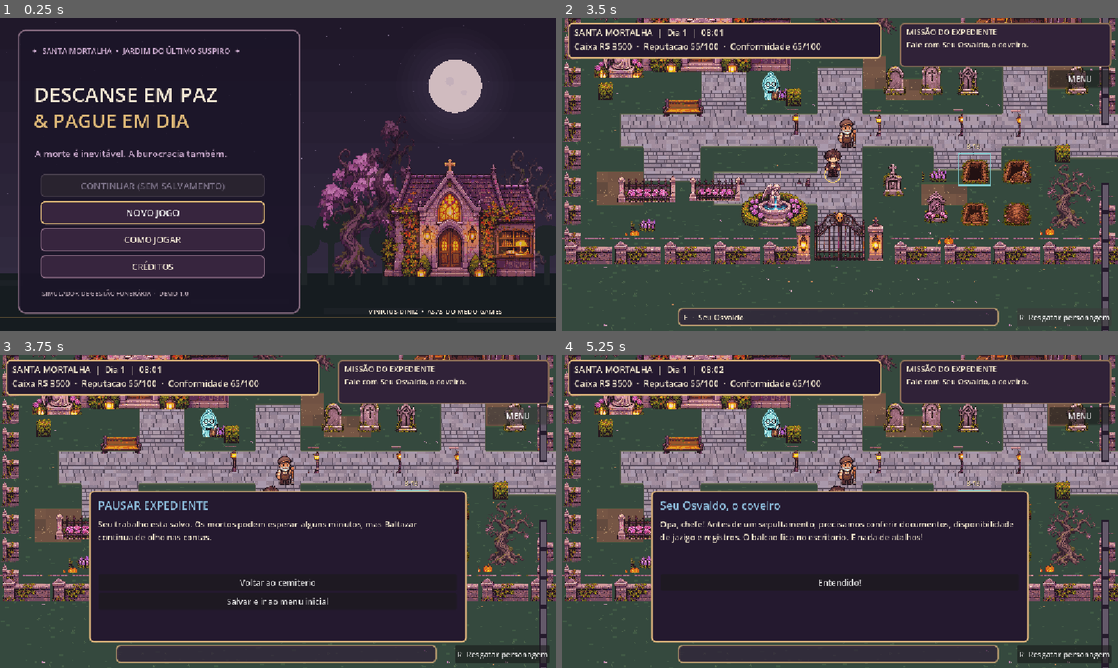
Above: before the commit, frames 1-4 (two rows, left to right).
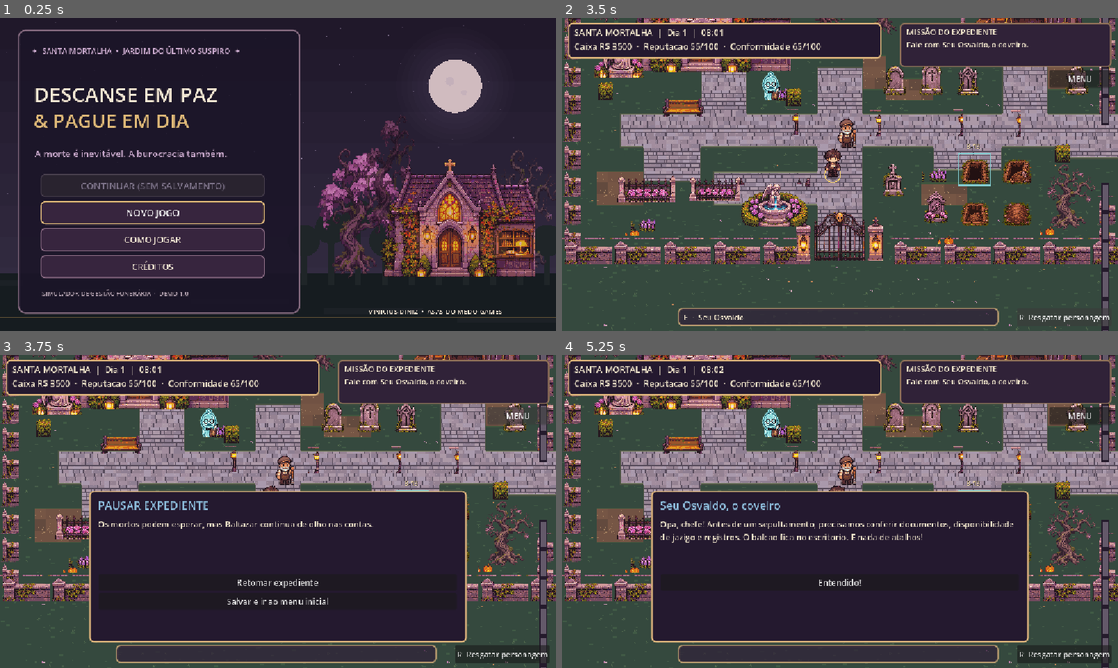
Above: after the commit, the same moments.

Repository: viniciushb104-png/descanse-em-paz
Game: Godot game, scene res://scenes/menu/main_menu.tscn
Same seed, same stepped clock (60 frames per second), same inputs: the game is played once before the commit and once after it.
Inputs (mouse positions are in pixels of both pictures, inside the frame that each line leads up to):
- Up to frame 1 (0.25 s): no input
- Up to frame 2 (3.5 s): click "COMO JOGAR" at 0.5 s; click "COMO JOGAR" at 1.25 s; click "NOVO JOGO" at 2 s; click "R Resgatar personagem" at 2.75 s
- Up to frame 3 (3.75 s): click "MENU" at 3.5 s
- Up to frame 4 (5.25 s): click (840, 583) at 4.25 s, where only the run before the commit has a clickable "Voltar ao cemiterio"; tap Enter at 5 s; hold Right (ui_right) from 5.03 s (still down); tap E at 5.1 s

Frames 1-2 are identical in both runs. In frame 3, 0.8% of the frame differs, in the area x 17-75%, y 53-75%; in frame 4, nothing differs.

Commit message:
feat: conectar nove salas exploraveis, compras, casos e salvamento

Diff:
--- a/scenes/main.tscn
+++ b/scenes/main.tscn
@@ -8,6 +8,7 @@
 [ext_resource type="Script" path="res://scripts/world/trees_layer.gd" id="6_trees"]
 [ext_resource type="Script" path="res://scripts/world/district_layer.gd" id="7_district"]
 [ext_resource type="Script" path="res://scripts/world/interior_layer.gd" id="8_interior"]
+[ext_resource type="Script" path="res://scripts/systems/interior_runtime.gd" id="9_rooms"]
 
 [sub_resource type="CircleShape2D" id="CircleShape2D_player"]
 radius = 10.0
@@ -39,6 +40,9 @@
 visible = false
 script = ExtResource("8_interior")
 
+[node name="RoomsRuntime" type="Node" parent="."]
+script = ExtResource("9_rooms")
+
 [node name="Player" type="CharacterBody2D" parent="."]
 position = Vector2(748, 714)
 script = ExtResource("2_player")
--- a/scripts/main.gd
+++ b/scripts/main.gd
@@ -2,11 +2,12 @@
 ## Vertical slice 0.1: exploracao, documentacao, finanças e manutencao.
 ## Os valores sao ficticios; requisitos reais variam conforme municipio e servico.
 
-const WORLD := Vector2(2432.0, 1408.0)
+const WORLD := Vector2(3072.0, 1408.0)
 const GRAVE_LAYOUT = preload("res://scripts/world/graves_layout.gd")
 const TREE_LAYOUT = preload("res://scripts/world/trees_layout.gd")
 const DISTRICT_LAYOUT = preload("res://scripts/world/district_layout.gd")
 const LEGAL = preload("res://scripts/systems/legal_lessons.gd")
+@onready var rooms: Node = $RoomsRuntime
 ## Piso e objetos agora vivem em camadas separadas.
 const PAPER := Color("#f0e5cb")
 const NIGHT := Color("#24192f")
@@ -58,6 +59,7 @@
 func _ready() -> void:
     _build_ui()
     _load_game()
+    rooms.apply_room()
     _ensure_valid_player_position()
     _refresh_ui()
     $PropsLayer.queue_redraw()
@@ -96,6 +98,8 @@
         get_viewport().set_input_as_handled()
 
 func _near_station() -> Dictionary:
+    if rooms.inside():
+        return rooms.nearest(player.global_position)
     var nearest: Dictionary = {}
     var shortest := 98.0
     for station in STATIONS + DISTRICT_LAYOUT.STATIONS:
@@ -110,9 +114,14 @@
         return
     var station := _near_station()
     if not station.is_empty():
-        _interact(str(station["id"]))
+        if rooms.inside():
+            rooms.interact(str(station["id"]))
+        else:
+            _interact(str(station["id"]))
 
 func _interact(id: String) -> void:
+    if rooms.offer_entry(id):
+        return
     match id:
         "osvaldo":
             if stage == 0:
@@ -173,6 +182,9 @@
             _show("Baltazar, o contador fantasma", "Caixa positivo NAO significa lucro, meu jovem! Ainda existem salarios, materiais, impostos, manutencao e reservas. Morri esperando uma nota fiscal!", [{"text": "Cuidarei das contas", "action": "close"}])
 
 func _on_choice(action: String) -> void:
+    if rooms.handle_choice(action):
+        _refresh_ui()
+        return
     if action.begins_with("legal_"):
         var key: String = action.trim_prefix("legal_")
         var item: Dictionary = LEGAL.ITEMS.get(key,{})
@@ -307,6 +319,7 @@
     cfg.set_value("save", "position", player.global_position)
     cfg.set_value("save", "clock", clock_minutes)
     cfg.set_value("save", "map_version", MAP_SAVE_VERSION)
+    rooms.save_state(cfg)
     cfg.save("user://save.cfg")
 
 func _load_game() -> void:
@@ -320,6 +333,7 @@
     compliance = clampi(int(cfg.get_value("save", "compliance", 65)), 0, 100)
     reserved_plot = bool(cfg.get_value("save", "reserved_plot", false))
     clock_minutes = float(cfg.get_value("save", "clock", 480.0))
+    rooms.load_state(cfg)
     var saved_map_version: int = int(cfg.get_value("save", "map_version", 0))
     if saved_map_version != MAP_SAVE_VERSION:
         # Preserva a missao, os indicadores e o caixa, mas nao uma posicao
@@ -332,18 +346,18 @@
 
 func _ensure_valid_player_position() -> void:
     if not is_walkable(player.global_position):
-        player.global_position = SPAWN
+        player.global_position = rooms.safe_spawn()
         rescue_notice = "Personagem reposicionado em uma area segura."
         _save_game()
 
 func _open_pause_menu() -> void:
     if dialogue_open:
         return
-    _show(
-        "PAUSAR EXPEDIENTE",
-        "Seu trabalho esta salvo. Os mortos podem esperar alguns minutos, mas Baltazar continua de olho nas contas.",
-        [{"text":"Voltar ao cemiterio", "action":"close"}, {"text":"Salvar e ir ao menu inicial", "action":"menu_return"}]
-    )
+    var menu_options: Array = [{"text":"Retomar expediente","action":"close"}]
+    if rooms.inside():
+        menu_options.append({"text":"Sair do predio","action":"leave_room"})
+    menu_options.append({"text":"Salvar e ir ao menu inicial","action":"menu_return"})
+    _show("PAUSAR EXPEDIENTE","Os mortos podem esperar, mas Baltazar continua de olho nas contas.",menu_options)
 
 func _rescue_player() -> void:
     # Resgate seguro: nao altera missao, dinheiro ou reputacao.
@@ -351,7 +365,7 @@
         _close()
     player.virtual_direction = Vector2.ZERO
     player.velocity = Vector2.ZERO
-    player.global_position = SPAWN
+    player.global_position = rooms.safe_spawn()
     rescue_notice = "Posicao restaurada. Continue explorando!"
     _save_game()
     _refresh_ui()
@@ -505,7 +519,7 @@
         return
     var minutes: int = int(clock_minutes)
     status_label.text = "SANTA MORTALHA  |  Dia %d  |  %02d:%02d\nCaixa R$ %d  ·  Reputacao %d/100  ·  Conformidade %d/100" % [day, int(minutes / 60.0), minutes % 60, money, reputation, compliance]
-    objective_label.text = "MISSÃO DO EXPEDIENTE\n" + OBJECTIVES[stage]
+    objective_label.text = "MISSÃO DO EXPEDIENTE\n" + (rooms.objective() if stage >= 12 else OBJECTIVES[stage])
     if dialogue_open:
         prompt_label.text = ""
     elif not rescue_notice.is_empty():
@@ -517,9 +531,11 @@
 
 
 func is_walkable(world_position: Vector2) -> bool:
+    if rooms.inside():
+        return rooms.walkable(world_position)
     # Sem barreiras invisiveis nas areas transitaveis. Os blocos abrangem
     # somente o corpo da administracao e do galpao, nao suas entradas.
-    if world_position.x < 58.0 or world_position.x > 2385.0:
+    if world_position.x < 58.0 or world_position.x > 3025.0:
         return false
     if world_position.y < 92.0 or world_position.y > 1350.0:
         return false
--- a/tests/district_smoke.gd
+++ b/tests/district_smoke.gd
@@ -12,7 +12,7 @@
         push_error("DistrictLayer ausente")
         quit(81)
         return
-    if GROUND.WIDTH * GROUND.TILE != 2432 or GROUND.HEIGHT * GROUND.TILE != 1408:
+    if GROUND.WIDTH * GROUND.TILE != 3072 or GROUND.HEIGHT * GROUND.TILE != 1408:
         push_error("Mapa nao expandido")
         quit(82)
         return
@@ -21,7 +21,7 @@
         push_error("Camera nao segue o protagonista")
         quit(83)
         return
-    if DISTRICT.STATIONS.size() != 7:
+    if DISTRICT.STATIONS.size() != 9:
         push_error("Setores incompletos")
         quit(84)
         return
--- /dev/null
+++ b/tests/interior_smoke.gd
@@ -0,0 +1,72 @@
+extends SceneTree
+const CASES = preload("res://scripts/systems/customer_cases.gd")
+const ROOM_CATALOG = preload("res://scripts/world/interior_catalog.gd")
+func _initialize() -> void:
+    call_deferred("_run")
+func _run() -> void:
+    var game: Node2D = load("res://scenes/main.tscn").instantiate()
+    root.add_child(game)
+    await process_frame
+    var r: Node = game.get_node("RoomsRuntime")
+    if CASES.total()!=20 or ROOM_CATALOG.ROOMS.size()!=9:
+        push_error("20 casos ou 9 interiores ausentes")
+        quit(91)
+        return
+    game._close()
+    r.enter("funeraria")
+    game._close()
+    if not r.inside() or game.get_node("GroundLayer").visible or not game.get_node("InteriorLayer").visible:
+        push_error("Transicao de entrada falhou")
+        quit(92)
+        return
+    if not game.is_walkable(ROOM_CATALOG.ENTRY):
+        push_error("Personagem preso no interior")
+        quit(93)
+        return
+    game._on_choice("case_bad")
+    if r.case_index != 0:
+        push_error("Erro nao pode concluir caso")
+        quit(94)
+        return
+    game._on_choice("case_best")
+    if r.case_index != 1:
+        push_error("Caso nao avancou")
+        quit(95)
+        return
+    r.leave()
+    if r.inside() or not game.get_node("GroundLayer").visible:
+        push_error("Saida nao restaurou o exterior")
+        quit(96)
+        return
+    r.enter("fornecedor")
+    game._close()
+    var before: int = int(r.inventory["urna"])
+    game._on_choice("stock_urna")
+    if int(r.inventory["urna"]) != before+2:
+        push_error("Compra nao alterou estoque")
+        quit(97)
+        return
+    for idx in range(1,CASES.total()):
+        var item: Dictionary = CASES.active(idx)
+        if r.inside():
+            r.leave()
+        r.enter(str(item["room"]))
+        game._close()
+        if not str(item["stock"]).is_empty():
+            r.inventory[str(item["stock"])] = 6
+        game._on_choice("case_best")
+        if r.case_index != idx+1:
+            push_error("Caso nao concluido: "+str(idx+1))
+            quit(98)
+            return
+    var cfg := ConfigFile.new()
+    if cfg.load("user://save.cfg")!=OK:
+        push_error("Salvamento de casos inexistente")
+        quit(99)
+        return
+    if int(cfg.get_value("save","case_index",-1))!=CASES.total():
+        push_error("Progresso de casos nao persistiu")
+        quit(100)
+        return
+    print("INTERIORS OK: 9 salas, 20 casos, estoque, salvamento e transicoes.")
+    quit(0)
Not shown: 1 places in scenes/main.tscn that only renumber resources
Not shown, added: docs/INTERIORES_V10.md
